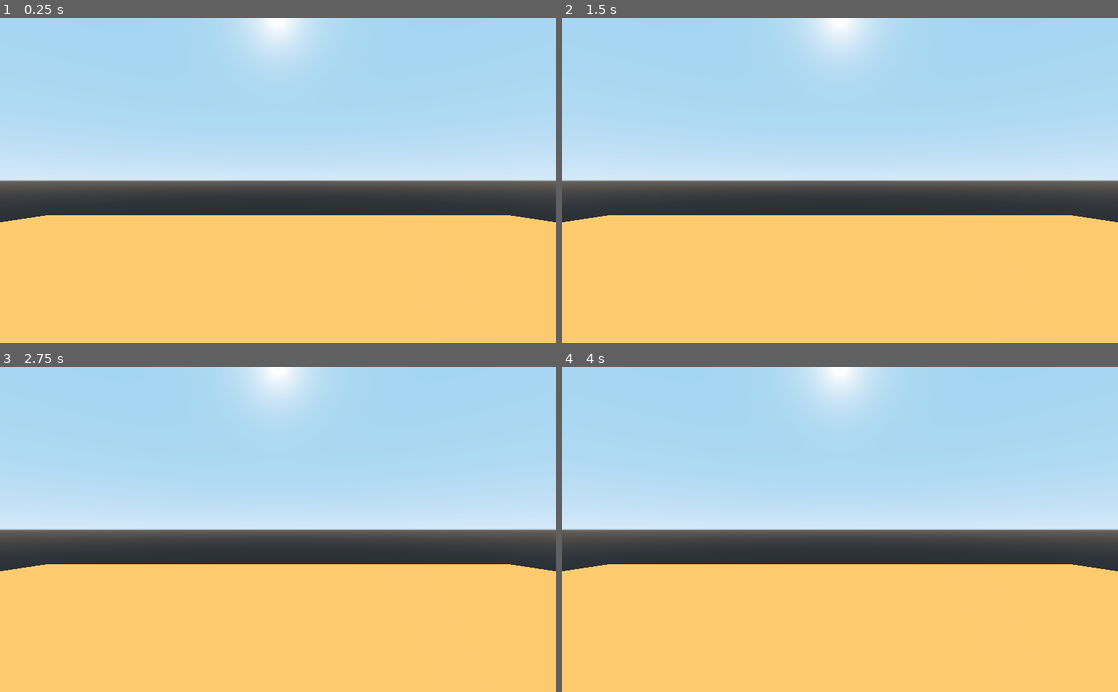
Above: before the commit, frames 1-4 (two rows, left to right).
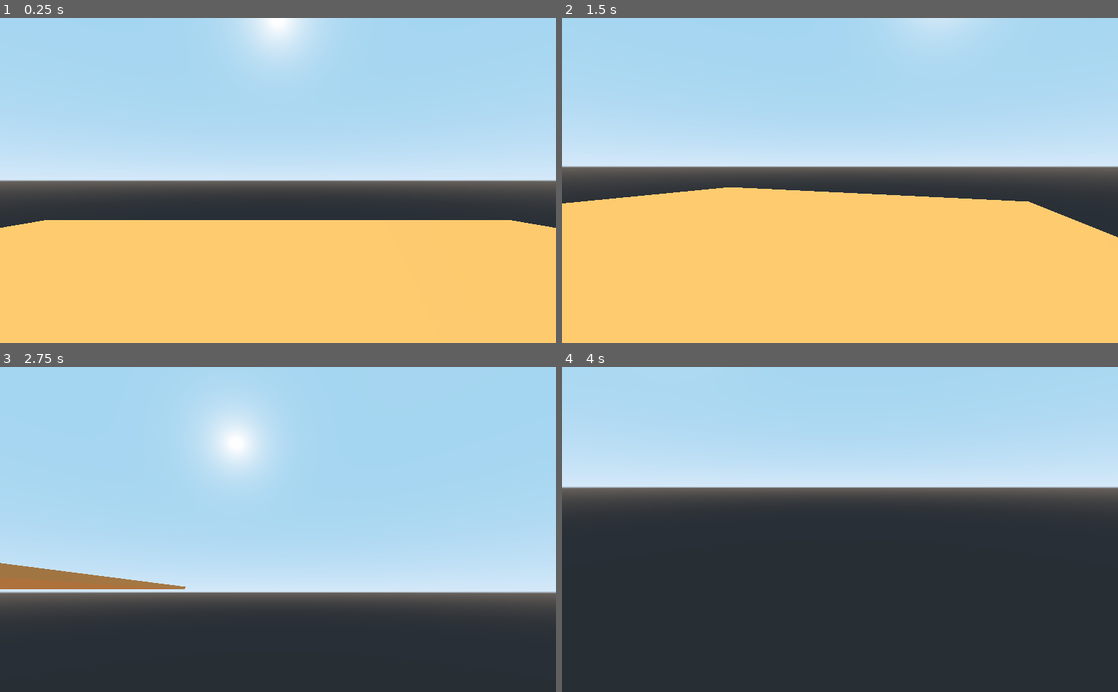
Above: after the commit, the same moments.

Repository: Keiron-Beadle/3TG_Nov_2022
Game: Godot game, scene res://TestGround.tscn
Same seed, same stepped clock (60 frames per second), same inputs: the game is played once before the commit and once after it.
Inputs (mouse positions are in pixels of both pictures, inside the frame that each line leads up to):
- Up to frame 1 (0.25 s): no input
- Up to frame 2 (1.5 s): tap Enter at 0.5 s; move the mouse to (962, 164) at 0.52 s; hold D (strafe_right, bound only after the commit) 0.53-1.28 s; move the mouse to (728, 196) at 1.27 s; hold S (backward, bound only after the commit) from 1.28 s (still down)
- Up to frame 3 (2.75 s): move the mouse to (333, 458) at 2.02 s; release S (backward, bound only after the commit) at 2.03 s; hold D (strafe_right, bound only after the commit) from 2.03 s (still down)
- Up to frame 4 (4 s): move the mouse to (812, 594) at 2.77 s; release D (strafe_right, bound only after the commit) at 2.78 s; hold W (forward, bound only after the commit) 2.78-3.53 s; tap Space at 3.5 s; move the mouse to (1006, 578) at 3.52 s; hold A (strafe_left, bound only after the commit) from 3.53 s (still down)

The runs differ from the first frame. In frame 1, 1.5% of the frame differs, in the area x 0-100%, y 60-65%; in frame 2, 15%; in frame 3, 59%; in frame 4, 61%, in the area x 0-100%, y 0-100%.

Commit message:
Added quit listener (ESC)

Diff:
--- /dev/null
+++ b/Game/GlobalListener.gd
@@ -0,0 +1,7 @@
+extends Spatial
+
+
+func _unhandled_input(event):
+	if event is InputEventKey:
+		if event.pressed and event.scancode == KEY_ESCAPE:
+			get_tree().quit()
--- a/Game/Player_Controller.gd
+++ b/Game/Player_Controller.gd
@@ -8,10 +8,10 @@
 
 var velocity = Vector3()
 
+func _ready():
+	Input.set_mouse_mode(Input.MOUSE_MODE_CAPTURED)
 
-# Called when the node enters the scene tree for the first time.
-func _ready():
-	pass # Replace with function body.
+
 
 func get_input():
 	var wish_dir = Vector3()
@@ -23,7 +23,7 @@
 		wish_dir += -global_transform.basis.x
 	if Input.is_action_pressed("strafe_right"):
 		wish_dir += global_transform.basis.x
-	wish_dir = wish_dir.normalize()
+	wish_dir = wish_dir.normalized()
 	return wish_dir
 
 func _unhandled_input(event):
@@ -32,8 +32,14 @@
 		rotate_y(-event.relative.x * mouse_sens)
 		#Rotate Pivot X (Don't want model to rotate Y)
 		$Pivot.rotate_x(-event.relative.y * mouse_sens)
+		#Clamp X rotation between these values so we can't invert the view.
 		$Pivot.rotation.x = clamp($Pivot.rotation.x, -1.2, 1.2)
+		var viewport = get_viewport()
+		#viewport.warp_mouse(viewport.get_rect().size)
 
-# Called every frame. 'delta' is the elapsed time since the previous frame.
-#func _process(delta):
-#	pass
+func _physics_process(delta):
+	velocity.y += gravity * delta
+	var wish_vel = get_input() * max_speed
+	velocity.x = wish_vel.x
+	velocity.z = wish_vel.z
+	velocity = move_and_slide(velocity, Vector3.UP, true)
--- a/Game/TestGround.tscn
+++ b/Game/TestGround.tscn
@@ -1,6 +1,7 @@
-[gd_scene load_steps=7 format=2]
+[gd_scene load_steps=8 format=2]
 
 [ext_resource path="res://Player_Controller.gd" type="Script" id=1]
+[ext_resource path="res://GlobalListener.gd" type="Script" id=2]
 
 [sub_resource type="PhysicsMaterial" id=1]
 friction = 0.39
@@ -20,6 +21,7 @@
 extents = Vector3( 0.4, 0.1, 0.4 )
 
 [node name="Spatial" type="Spatial"]
+script = ExtResource( 2 )
 
 [node name="Static_Ground" type="StaticBody" parent="."]
 transform = Transform( 10, 0, 0, 0, 0.1, 0, 0, 0, 10, 0, 0, 0 )
--- a/Game/project.godot
+++ b/Game/project.godot
@@ -12,7 +12,31 @@
 
 config/name="Three Thing Bunny"
 run/main_scene="res://TestGround.tscn"
+boot_splash/bg_color=Color( 0.388235, 0.388235, 0.388235, 1 )
 config/icon="res://icon.png"
+
+[input]
+
+strafe_left={
+"deadzone": 0.5,
+"events": [ Object(InputEventKey,"resource_local_to_scene":false,"resource_name":"","device":0,"alt":false,"shift":false,"control":false,"meta":false,"command":false,"pressed":false,"scancode":0,"physical_scancode":65,"unicode":0,"echo":false,"script":null)
+ ]
+}
+strafe_right={
+"deadzone": 0.5,
+"events": [ Object(InputEventKey,"resource_local_to_scene":false,"resource_name":"","device":0,"alt":false,"shift":false,"control":false,"meta":false,"command":false,"pressed":false,"scancode":0,"physical_scancode":68,"unicode":0,"echo":false,"script":null)
+ ]
+}
+forward={
+"deadzone": 0.5,
+"events": [ Object(InputEventKey,"resource_local_to_scene":false,"resource_name":"","device":0,"alt":false,"shift":false,"control":false,"meta":false,"command":false,"pressed":false,"scancode":0,"physical_scancode":87,"unicode":0,"echo":false,"script":null)
+ ]
+}
+backward={
+"deadzone": 0.5,
+"events": [ Object(InputEventKey,"resource_local_to_scene":false,"resource_name":"","device":0,"alt":false,"shift":false,"control":false,"meta":false,"command":false,"pressed":false,"scancode":0,"physical_scancode":83,"unicode":0,"echo":false,"script":null)
+ ]
+}
 
 [physics]
 
